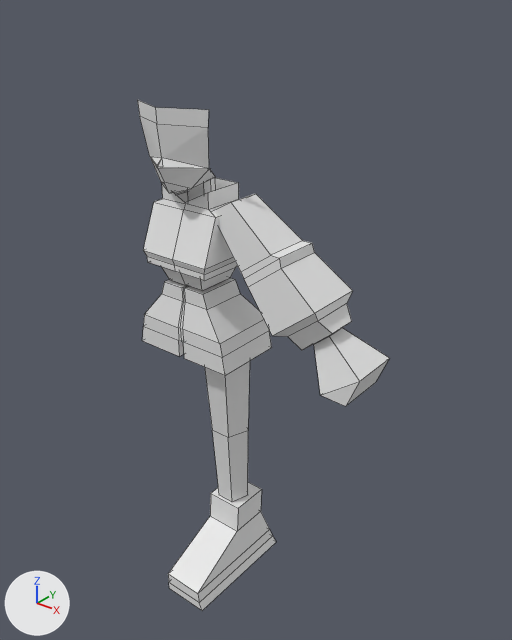
Two versions of the Blender file low-poly-character.blend, one commit apart.
Rendered twice from a 50 mm lens placed at (1.547, -1.668, 2.146), pointed at (0.178, 0.044, 1.085). Every picture has the same lights, and +X, +Y and +Z are marked at lower left. The older version comes first. Mesh edges are drawn as thin lines.
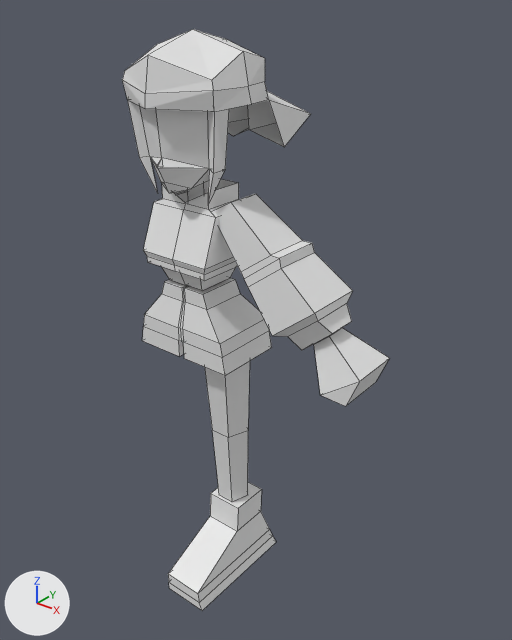
Boxes [x1, y1, x2, y2] around the edits, measured in the pictures (512 x 640 px):
'Plane', reshaped (141% wider, 87% taller): before [138, 100, 216, 193]; after [122, 29, 311, 204]
part 1 of me_plane, built on: before [138, 100, 209, 168]; after [122, 29, 311, 204]

The change, as a list of edits to the scene's bpy script:
```text
Change me_plane:
    used by ob_plane; location = (0.0, 0.0, 0.0)
    remove me_plane.from_pydata(...)  # 14 vertices, 10 faces; spans x 0.0..0.147, y -0.21..-0.019, z 1.543..1.804
    add me_plane.from_pydata(...)  # 39 vertices, 33 faces; spans x 0.0..0.22, y -0.238..0.36, z 1.51..2.005
    me_plane part 1
    4 vertices move from x 0.0..0.147, y -0.199..-0.133, z 1.755..1.804 to x 0.0..0.147, y -0.199..-0.133, z 1.802..1.901
    25 vertices are added at x 0.0..0.22, y -0.238..0.36, z 1.51..2.005
    23 new faces join them
```
